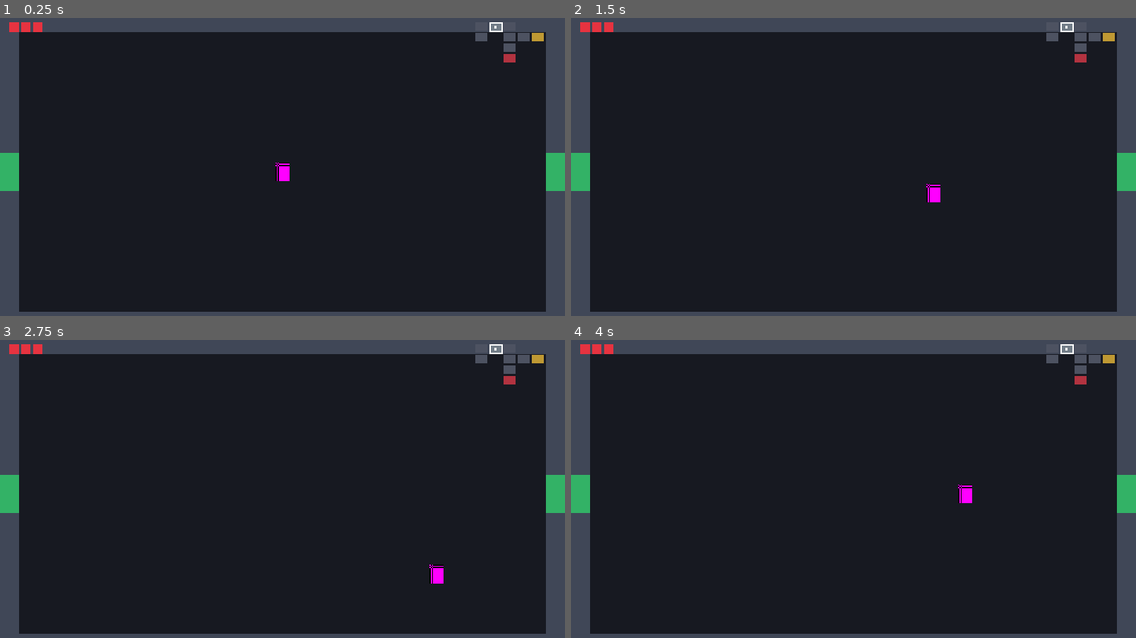
Above: before the commit, frames 1-4 (two rows, left to right).
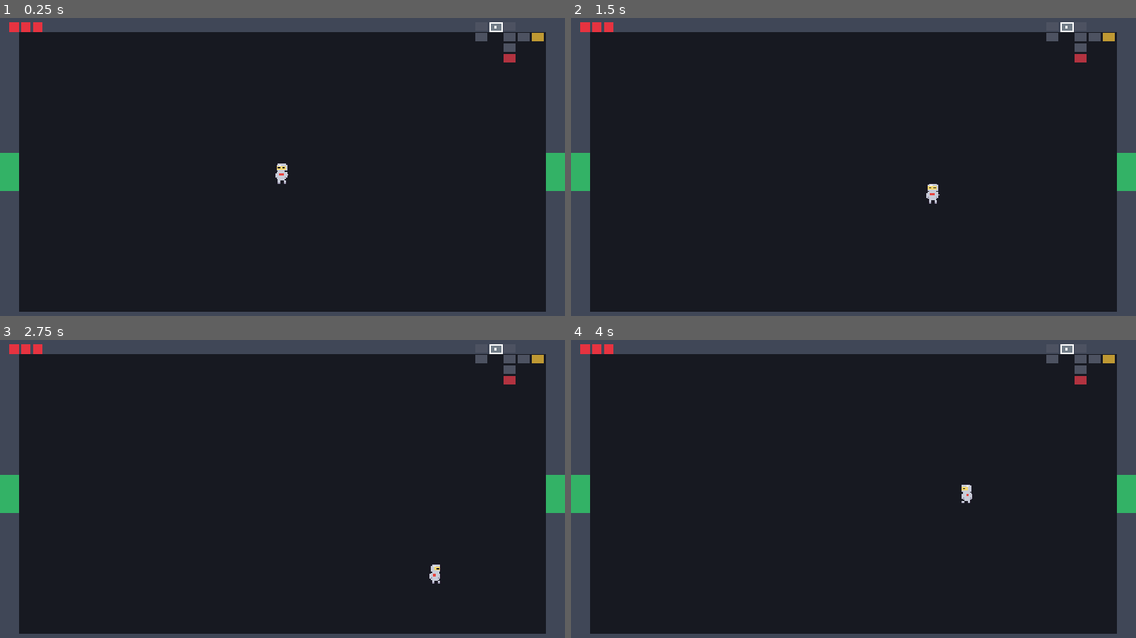
Above: after the commit, the same moments.

Repository: jaredoka/pale-orbit
Game: Godot game, scene res://scenes/main/Main.tscn
Same seed, same stepped clock (60 frames per second), same inputs: the game is played once before the commit and once after it.
Inputs:
- Up to frame 1 (0.25 s): no input
- Up to frame 2 (1.5 s): hold D (move_right) 0.53-1.28 s; hold S (move_down) from 1.28 s (still down)
- Up to frame 3 (2.75 s): release S (move_down) at 2.03 s; hold D (move_right) from 2.03 s (still down)
- Up to frame 4 (4 s): release D (move_right) at 2.78 s; hold W (move_up) 2.78-3.53 s; hold A (move_left) from 3.53 s (still down)

The runs differ from the first frame. In frame 1, 0.2% of the frame differs, in the area x 48-52%, y 48-56%; in frame 2, 0.2%; in frame 3, 0.2%; in frame 4, 0.2%.

Commit message:
T20: spritegen toolkit (palette/canvas/gen_player) + player sheets wired via AnimatedSprite2D
Co-Authored-By: Claude Fable 5 <noreply@anthropic.com>

Diff:
--- a/scenes/player/Player.tscn
+++ b/scenes/player/Player.tscn
@@ -1,9 +1,6 @@
-[gd_scene load_steps=4 format=3 uid="uid://cpaleorbitplayer"]
+[gd_scene load_steps=3 format=3 uid="uid://cpaleorbitplayer"]
 
 [ext_resource type="Script" path="res://scenes/player/player.gd" id="1_player"]
-
-[sub_resource type="PlaceholderTexture2D" id="tex_player"]
-size = Vector2(12, 16)
 
 [sub_resource type="RectangleShape2D" id="shape_player"]
 size = Vector2(10, 12)
@@ -13,8 +10,7 @@
 collision_mask = 1
 script = ExtResource("1_player")
 
-[node name="Sprite2D" type="Sprite2D" parent="."]
-texture = SubResource("tex_player")
+[node name="Anim" type="AnimatedSprite2D" parent="."]
 
 [node name="CollisionShape2D" type="CollisionShape2D" parent="."]
 position = Vector2(0, 2)
--- a/scenes/player/player.gd
+++ b/scenes/player/player.gd
@@ -9,8 +9,35 @@
 var _iframes: float = 0.0
 
 @onready var shoot_timer: Timer = $ShootTimer
-@onready var sprite: Sprite2D = $Sprite2D
+@onready var sprite: AnimatedSprite2D = $Anim
 @onready var hurtbox: Area2D = $HurtBox
+
+const SHEETS := "res://assets/sprites/player/"
+
+
+func _ready() -> void:
+	sprite.sprite_frames = SpriteSheets.build({
+		&"idle": {path = SHEETS + "player_idle_2.png", frames = 2, fps = 4.0},
+		&"run_down": {path = SHEETS + "player_run_down_6.png", frames = 6, fps = 10.0},
+		&"run_up": {path = SHEETS + "player_run_up_6.png", frames = 6, fps = 10.0},
+		&"run_side": {path = SHEETS + "player_run_side_6.png", frames = 6, fps = 10.0},
+		&"hit": {path = SHEETS + "player_hit_2.png", frames = 2, fps = 12.0, loop = false},
+		&"death": {path = SHEETS + "player_death_4.png", frames = 4, fps = 10.0, loop = false},
+	})
+	sprite.play(&"idle")
+
+
+func _update_anim(dir: Vector2) -> void:
+	if sprite.animation == &"hit" and sprite.is_playing():
+		return
+	if dir == Vector2.ZERO:
+		sprite.play(&"idle")
+	elif absf(dir.x) >= absf(dir.y):
+		sprite.play(&"run_side")
+		sprite.flip_h = dir.x < 0.0
+	else:
+		sprite.flip_h = false
+		sprite.play(&"run_up" if dir.y < 0.0 else &"run_down")
 
 const SHOOT_ACTIONS := {
 	&"shoot_up": Vector2.UP,
@@ -24,6 +51,7 @@
 	var dir := Input.get_vector("move_left", "move_right", "move_up", "move_down")
 	velocity = dir * GameState.stats.speed
 	move_and_slide()
+	_update_anim(dir)
 	_try_shoot()
 	_update_iframes(delta)
 	if _iframes <= 0.0:
@@ -71,3 +99,4 @@
 		return
 	GameState.damage_player(amount)
 	_iframes = IFRAME_TIME
+	sprite.play(&"hit")
--- /dev/null
+++ b/scripts/sprite_sheets.gd
@@ -0,0 +1,23 @@
+class_name SpriteSheets
+extends RefCounted
+## Builds SpriteFrames from horizontal strip PNGs (pixel-art-sheets spec).
+## defs: anim_name -> { path: String, frames: int, fps: float, loop: bool (default true) }
+
+
+static func build(defs: Dictionary) -> SpriteFrames:
+	var sf := SpriteFrames.new()
+	for anim: StringName in defs:
+		var d: Dictionary = defs[anim]
+		var tex: Texture2D = load(d.path)
+		var fw := tex.get_width() / int(d.frames)
+		if not sf.has_animation(anim):
+			sf.add_animation(anim)
+		sf.set_animation_speed(anim, d.fps)
+		sf.set_animation_loop(anim, d.get("loop", true))
+		for i in int(d.frames):
+			var at := AtlasTexture.new()
+			at.atlas = tex
+			at.region = Rect2(i * fw, 0, fw, tex.get_height())
+			sf.add_frame(anim, at)
+	sf.remove_animation(&"default")
+	return sf
Binary file added: assets/sprites/player/player_death_4.png
Binary file added: assets/sprites/player/player_hit_2.png
Binary file added: assets/sprites/player/player_idle_2.png
Binary file added: assets/sprites/player/player_run_down_6.png
Binary file added: assets/sprites/player/player_run_side_6.png
Binary file added: assets/sprites/player/player_run_up_6.png
Not shown, added: scripts/sprite_sheets.gd.uid
Not shown, changed: docs/TASKS.md
Not shown, added: tools/spritegen/canvas.py
Not shown, added: tools/spritegen/gen_player.py
Not shown, added: tools/spritegen/palette.py
